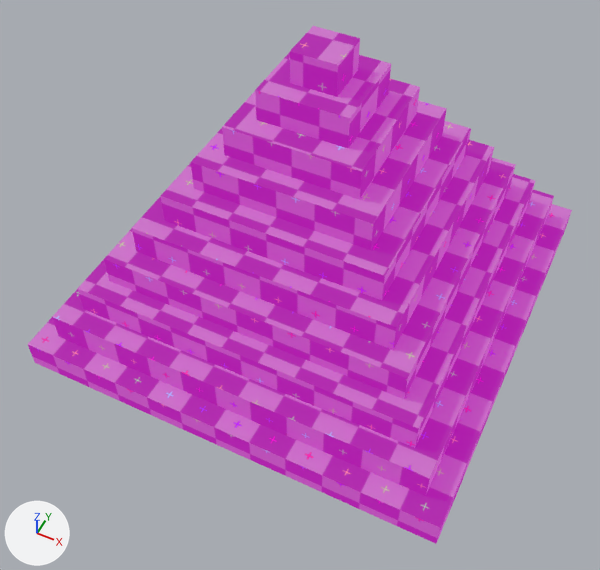
The FBX model editor/assets/models/fbx/Pyramid.fbx as it was, and as the next commit left it.
The view is the same before and after, from a 50 mm lens placed at (0.82, -1.79, 1.74), pointed at (0.04, -0.24, -0.21). The lights are fixed; the arrows at lower left show +X, +Y and +Z.

Script lines for the objects in view, before the commit:
```python
me_pyramid = bpy.data.meshes.new('Pyramid')
me_pyramid.from_pydata(...)  # 80 vertices, 78 faces; spans x -0.707..0.707, y -0.707..0.707, z -0.5..0.5
me_pyramid.materials.append(mat_randommaterial_008)  # picture img_uv_debug_png
ob_pyramid = bpy.data.objects.new('Pyramid', me_pyramid)
ob_pyramid.location = (0.0, 0.0, 0.0)
```
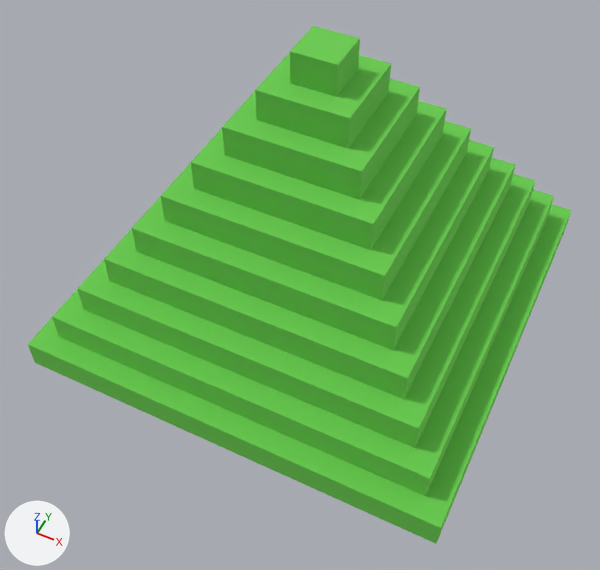
Location of each change, [x1, y1, x2, y2] in pixels of the pictures (600 x 570 px):
'Pyramid', recoloured (pink to green): [28, 26, 572, 544] in both

The edits, one by one:
Material 'RandomPBRMaterial.031' (mat_randompbrmaterial_031) is new.
Its base color is (0.256, 0.779, 0.152) (green #8ae46d).
Its metallic is 0.731.
Its roughness is 0.991.
me_pyramid has 80 vertices, 78 faces and spans x -0.707..0.707, y -0.707..0.707, z -0.5..0.5.
me_pyramid no longer uses material mat_randommaterial_008 (picture img_uv_debug_png).
me_pyramid now uses material mat_randompbrmaterial_031 (green #8ae46d).
